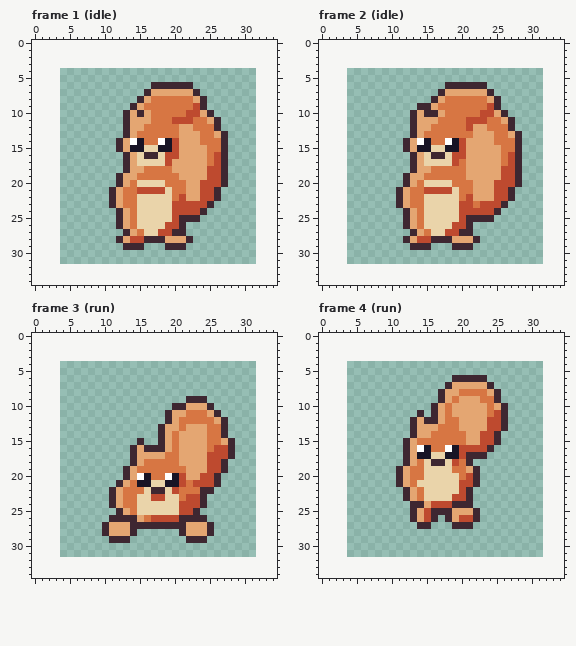
Two states of a pixel-art file, art/minis/squirrel@88.aseprite. Above is the file before it was changed.
28x28 pixels, 4 frames. Shown: frame 1 (idle), frame 2 (idle), frame 3 (run), frame 4 (run). The old version is drawn lined up with the new one, on the new canvas.
After the commit:
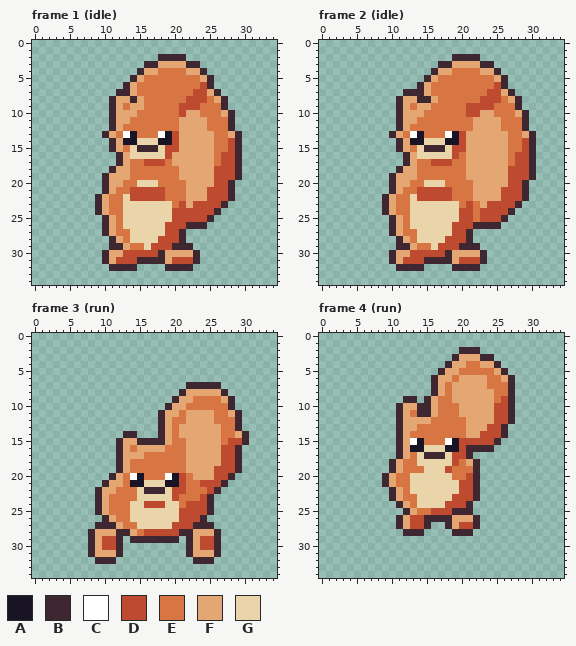
Palette (. is transparent): A #181425  B #3e2731  C #ffffff  D #be4a2f  E #d77643  F #e4a672  G #ead4aa
From old to new:
canvas 28x28 -> 35x35, the old top-left corner now at 4,4
Changed rows in their new state; - is an unchanged pixel.
Frame 1 (idle):
first column x 9:
 2 ---------BBBB--------
 3 -------BBFFFFBB------
 4 ------BFFEEEEFFB-----
 5 -----BFEEEEEEEEFB----
 6 ----BFEEEEEEEEEDB----
 7 ---BBFEEEEEEEEDDFB---
 8 --BFFBFE-----DDDEFB--
 9 --BFEF------DD-EEEB--
10 --BFF-EE----DFFEEEFB-
11 --BFFEEE---EFFFFEEEB-
12 --BFEEE-------FF-EEB-
13 -BFECA---CAD---FFEEFB
14 --BFAAGGGA-----FF-EDB
15 --BFEGBBBGD-----F-EDB
16 ---BFG-GG--F----FEDDB
17 ---BFEEDDDE-----FEDDB
18 --BFFEE----E----F-DDB
19 -BFF-E----------F-DDB
20 -BFFE----E-----FF-DB-
21 -BFE-D----E----F-DDB-
22 BFEEGDDDDDE-E--F-DDB-
23 BFEEGG-----E-F--DDB--
24 BFEEGG---------DDB---
25 -BFEGG------DDDDB----
26 -BFEGG------DBBB-----
27 -BFEEGG--G-D---------
28 --BFEGGGGDDDB.-------
29 --BBFEEGDDD--B-------
30 -BFFDDDDDBFFFFB------
31 -BFDDDBBBBFDDDB------
32 --BBBB----BBBB-------
Frame 2 (idle):
first column x 9:
 2 ----------BBBB--------
 3 --------BBFFFFBB------
 4 -------BFFEEEEFFB-----
 5 ------BFEEEEEEEEFB----
 6 -----BFEEEEEEEEEDB----
 7 ---BBBFEEEEEEEEDDFB---
 8 --BFFBBFE-----DDDEFB--
 9 --BFEFFE----DDD-EEEB--
10 --BFF-EEE---DDFFEEEFB-
11 --BFFEEE----EFFFFEEEB-
12 --BFEEE-----E--FF-EEB-
13 -BFECA---CADF---FFEEFB
14 --BFAAGGGA------FF-EDB
15 --BFEGBBBGD------F-EDB
16 ---BFG-GG--E-----FEDDB
17 ---BFEEDDDE------FEDDB
18 --BFFEE----------F-DDB
19 -BFF-E-----------F-DDB
20 -BFFE----E------FF-DB-
21 -BFE-D----E-----F-DDB-
22 BFEEGDDDDDE-E---F-DDB-
23 BFEEGG-----E--F--DDB--
24 BFEEGG-------E--DDB---
25 -BFEGG------DEDDDB----
26 -BFEGG------DBBBB-----
27 -BFEEGG--G-D----------
28 --BFEGGGGDDDB.--------
29 --BBFEEGDDD--B--------
30 -BFFDDDDDBFFFFB-------
31 -BFDDDBBBBFDDDB-------
32 --BBBB----BBBB--------
Frame 3 (run):
first column x 8:
 7 --------------BBBBB----
 8 -------------BFFFFFB---
 9 ------------BFFEEEEFB--
10 -----------BFFEEEEEEB--
11 ----------BF-EFFF-EEFB-
12 ----------BFE-FFFFEEEB-
13 ------------EF---FFEEB-
14 -----BB----------FFEEFB
15 ----BFF-BB---E---FFEDDB
16 ----BFE-FFFE-E---FF-DB-
17 ----BFF-EEE--E---FF-DB-
18 ----BFEE-----E---FFDDB-
19 ----BFE----------F-DDB-
20 ---BFECAE-----E-FFDDB--
21 --BFFEA-G------E--DB---
22 -BFFE--GB----D--EDB----
23 -BFEE----GG-D-EEDB-----
24 -BFEE-G-DDD--E--DB-----
25 -BFEEEG--------DDB-----
26 --BFEEGGGGGGGDDD-------
27 -B-B-EEGGGGGDDDBB------
28 BFF-BBFEDDDDD-B--FB----
29 BFDD-.BBBBBBB--FDDB----
30 BFDDB---------BFDDB----
31 BFFFB---------BFFFB----
32 -BBB-----------BBB-----
Frame 4 (run):
first column x 9:
 2 -----------BBB-----
 3 ----------BFFFBB---
 4 ---------BFFEEFFB--
 5 --------BFFEEEEEFB-
 6 -------BFFEFFFFEEFB
 7 -------BFE-----EEEB
 8 -------BFE-FFFF-EEB
 9 ---BB-BFEEF---FFEDB
10 --BFFBBFE-E----FDDB
11 --BFE-BFE-E----F-DB
12 --BFF-FEE--E---F-DB
13 --BFFEEE---E-------
14 --BFEEE---------DB-
15 --BFCA---CADDD-----
16 --BFAAGGGA--BBB----
17 --BFEGBBBGD--..----
18 -BFEEG-GG---FB-----
19 -BFE-----D--E------
20 BFEEGG----E--------
21 BFEEG--------------
22 -BFEGG------DB-----
23 -BFEEG------DB-----
24 --BFEGGGG-DD-------
25 ---BFEEDDDBBB.-----
26 --BFDDB-B--FF------
27 --BFDD---BFDDB-----
28 ---BBB----BBB------
Boxes around the changes in both pictures, in picture pixels (x1, y1, x2, y2):
changed: (95, 54, 242, 271)
changed: (382, 54, 536, 271)
changed: (88, 382, 249, 564)
changed: (382, 347, 515, 536)
